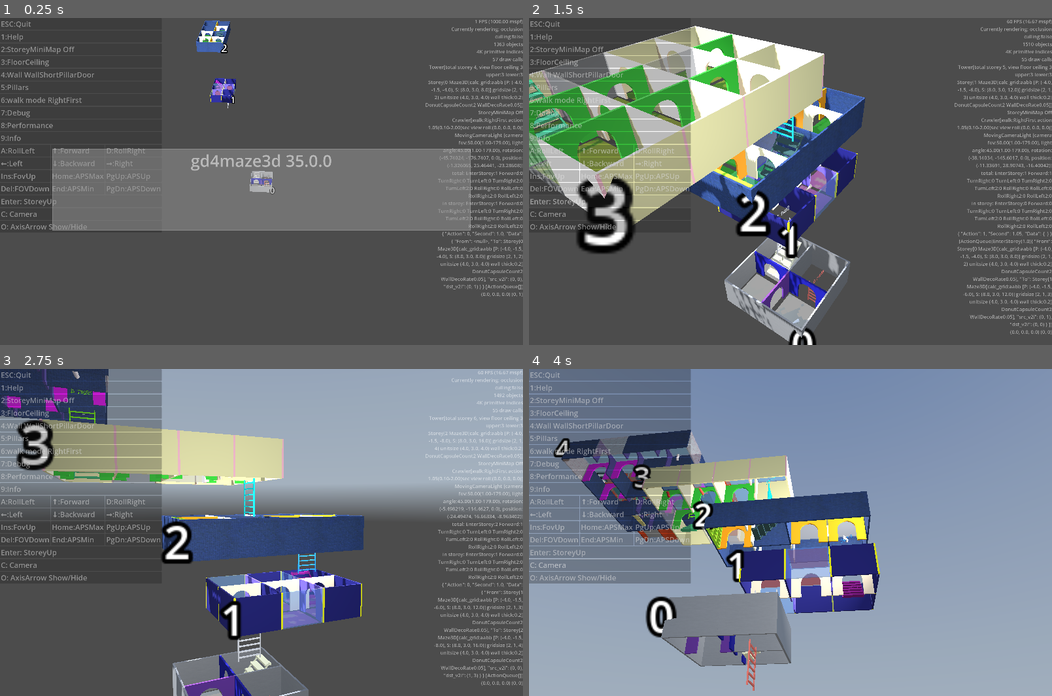
Above: before the commit, frames 1-4 (two rows, left to right).
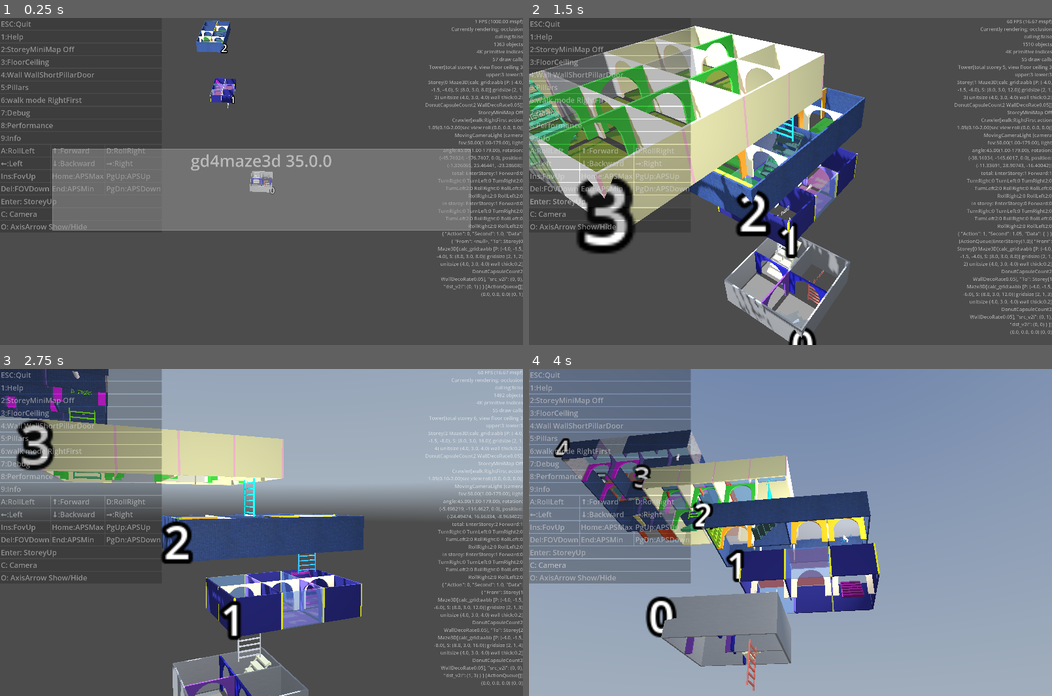
Above: after the commit, the same moments.

Repository: kasworld/gd4maze3d
Game: Godot game, scene res://main.tscn
The game is run twice, just before and just after one commit, with the same random seed, the same clock (stepped at 60 frames per second) and the same inputs. A sky picture missing from this copy of the repository is replaced by a grey-blue gradient.
Inputs (mouse positions are in pixels of both pictures, inside the frame that each line leads up to):
- Up to frame 1 (0.25 s): no input
- Up to frame 2 (1.5 s): click "Enter: StoreyUp" at 0.5 s; click "Enter: StoreyUp" at 1.25 s
- Up to frame 3 (2.75 s): tap Enter at 2 s; move the mouse to (376, 516) at 2.02 s; hold Right from 2.03 s (still down); tap Q at 2.1 s; click (376, 516) at 2.17 s
- Up to frame 4 (4 s): move the mouse to (685, 548) at 2.77 s; release Right at 2.78 s; hold Down 2.78-3.53 s; tap E at 2.85 s; move the mouse to (842, 460) at 3.52 s; hold Right from 3.53 s (still down); tap 1 at 3.6 s

The runs differ from the first frame. In frame 1, less than 0.1% of the frame differs, in the area x 38-52%, y 2-51%; in frame 2, 3.3%, in the area x 0-62%, y 7-94%; in frame 3, 0.9%; in frame 4, 1.5%.
Error in both runs: Invalid call. Nonexistent function 'enqueue_with_speed' in base 'RefCounted (ActionQueue)'. (res://main.gd:183)

Commit message:
add hole_rate

Diff:
--- a/maze_3d/maze_3d.gd
+++ b/maze_3d/maze_3d.gd
@@ -185,7 +185,7 @@
 	mms.init_with_mesh(mesh, pos_list.size())
 	pos_multimeshshape(mms, pos_list)
 
-func make_door_by_maze(co_doorH :Color,co_doorV :Color) -> void:
+func make_door_by_maze(co_doorH :Color,co_doorV :Color, hole_rate := 0.8) -> void:
 	var door_matH := CSG.MakeColorMaterial(co_doorH)
 	var door_matV := CSG.MakeColorMaterial(co_doorV)
 	var pos_list_V :Array
@@ -197,9 +197,9 @@
 			Maze.Flag.North, Maze.Flag.South:
 				pos_list_H.append(calc_wall_pos_face_H(x,y))
 	maze_cells.iter_open(add_door_at)
-	var csgH := PropArchDoor.MakeArchDoorMeshH(PreCalced.WallSize_H_Short, door_matH)
+	var csgH := PropArchDoor.MakeArchDoorMeshH(PreCalced.WallSize_H_Short, door_matH, hole_rate)
 	bake_door.call_deferred($DoorContainer/HDoor,pos_list_H, csgH)
-	var csgV := PropArchDoor.MakeArchDoorMeshV(PreCalced.WallSize_V_Short, door_matV)
+	var csgV := PropArchDoor.MakeArchDoorMeshV(PreCalced.WallSize_V_Short, door_matV, hole_rate)
 	bake_door.call_deferred($DoorContainer/VDoor,pos_list_V, csgV)
 func bake_door(mms :MultiMeshShape, pos_list :Array, csg :CSGShape3D) -> void:
 	var sw := StopWatch.new("%s bake_door" % self)
--- a/maze_3d/prop_arch_door/prop_arch_door.gd
+++ b/maze_3d/prop_arch_door/prop_arch_door.gd
@@ -10,13 +10,14 @@
 func bake(csg :CSGShape3D) -> void:
 	$MeshInstance3D.mesh = csg.bake_static_mesh()
 
+
 ## face Z+ wall with door
-static func MakeArchDoorMeshH(size :Vector3, mat :StandardMaterial3D) -> CSGShape3D:
+static func MakeArchDoorMeshH(size :Vector3, mat :StandardMaterial3D, hole_rate := 0.8) -> CSGShape3D:
 	var wall := CSG.MakeCSGBox(size,mat)
-	var door_low := CSG.MakeCSGBox(Vector3(size.x/2,size.y/2,size.z),mat)
+	var door_low := CSG.MakeCSGBox(Vector3(size.x*hole_rate,size.y*hole_rate,size.z),mat)
 	door_low.operation = CSGShape3D.OPERATION_SUBTRACTION
-	door_low.position.y = -size.y * 0.25
-	var hole := CSG.MakeCSGCylinder(size.x/4,size.z *2,mat,64)
+	door_low.position.y = -size.y * hole_rate/2
+	var hole := CSG.MakeCSGCylinder(size.x*hole_rate/2,size.z *2,mat,64)
 	hole.rotate_x(PI/2)
 	hole.operation = CSGShape3D.OPERATION_SUBTRACTION
 	wall.add_child(door_low)
@@ -24,12 +25,12 @@
 	return wall
 
 ## face X+ wall with door
-static func MakeArchDoorMeshV(size :Vector3, mat :StandardMaterial3D) -> CSGShape3D:
+static func MakeArchDoorMeshV(size :Vector3, mat :StandardMaterial3D, hole_rate := 0.8) -> CSGShape3D:
 	var wall := CSG.MakeCSGBox(size,mat)
-	var door_low := CSG.MakeCSGBox(Vector3(size.x,size.y/2,size.z/2),mat)
+	var door_low := CSG.MakeCSGBox(Vector3(size.x,size.y*hole_rate,size.z*hole_rate),mat)
 	door_low.operation = CSGShape3D.OPERATION_SUBTRACTION
-	door_low.position.y = -size.y * 0.25
-	var hole := CSG.MakeCSGCylinder(size.z/4,size.x *2,mat,64)
+	door_low.position.y = -size.y * hole_rate/2
+	var hole := CSG.MakeCSGCylinder(size.z*hole_rate/2,size.x *2,mat,64)
 	hole.rotate_z(PI/2)
 	hole.operation = CSGShape3D.OPERATION_SUBTRACTION
 	wall.add_child(door_low)
--- a/storey/storey.gd
+++ b/storey/storey.gd
@@ -108,7 +108,7 @@
 	sw.split("maze3d init_with_material")
 	maze2d.iter_wall(add_wall_deco_at)
 	sw.split("maze3d add_wall_deco_at")
-	maze3d.make_door_by_maze(RandomColorIter.get_and_next() , RandomColorIter.get_and_next() )
+	maze3d.make_door_by_maze(RandomColorIter.get_and_next() , RandomColorIter.get_and_next(), 0.7)
 	sw.split("maze3d makedoor")
 	storey_num = num
 	놓인것들 = PlacedThings.new(maze3d.PreCalced.Grid2D)
